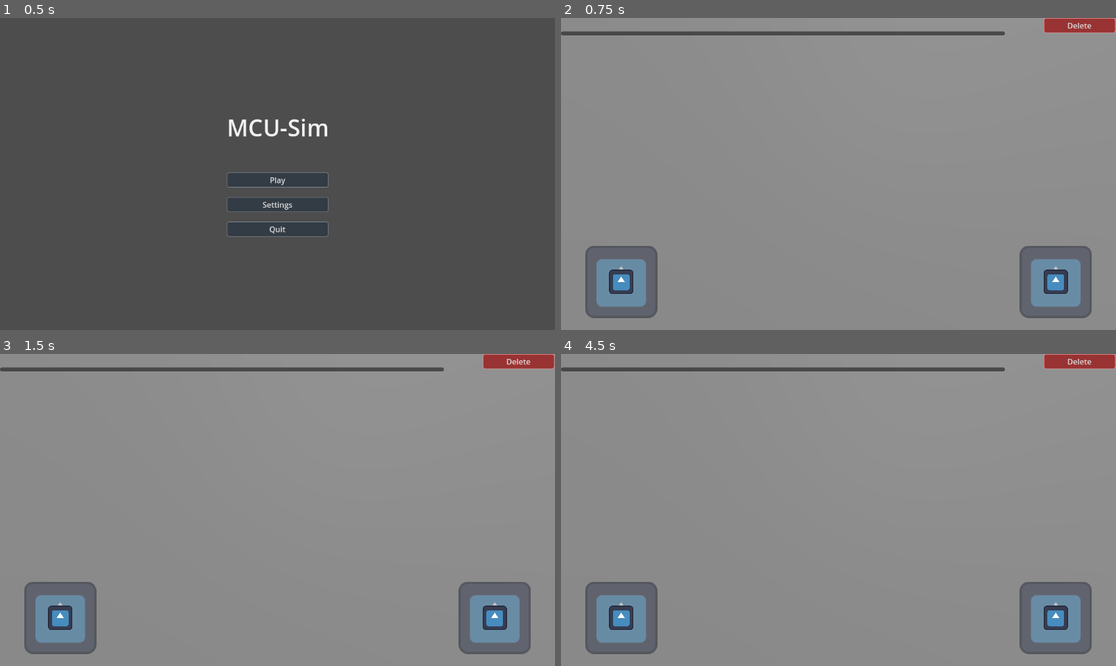
Above: before the commit, frames 1-4 (two rows, left to right).
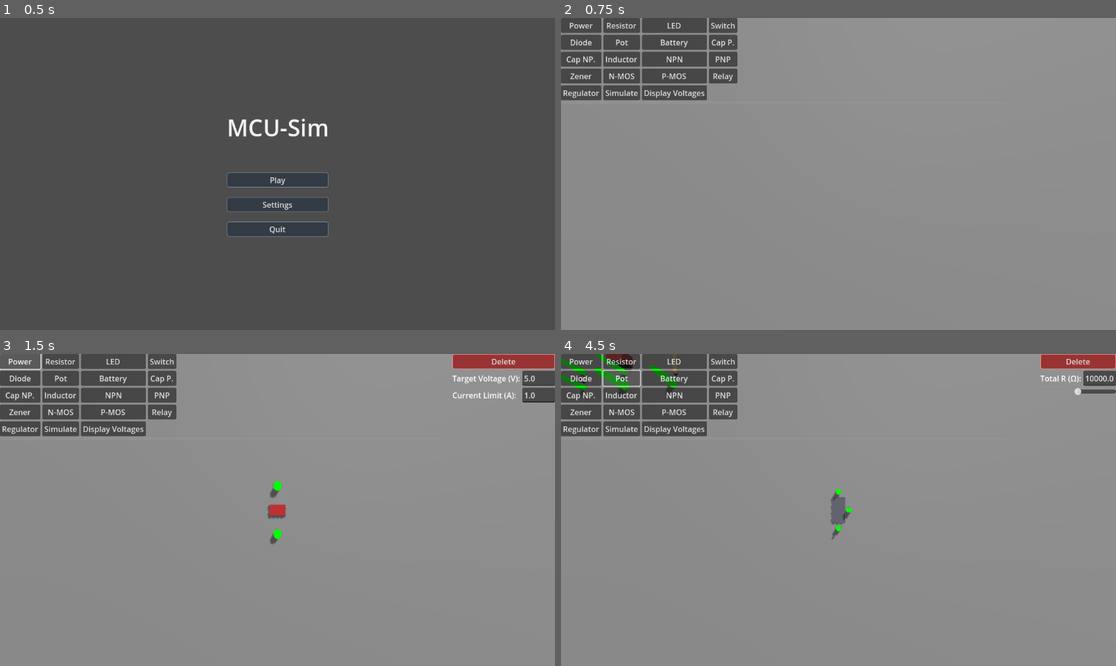
Above: after the commit, the same moments.

Repository: supastishn/mcu-sim
Game: Godot game, scene res://ui/MainMenu.tscn
The game is run twice, just before and just after one commit, with the same random seed, the same clock (stepped at 60 frames per second) and the same inputs. The engine's default icon, where the game draws it, is replaced by a stand-in: a white triangle on a blue panel in a dark square.
Inputs (mouse positions are in pixels of both pictures, inside the frame that each line leads up to):
- Up to frame 1 (0.5 s): no input
- Up to frame 2 (0.75 s): click "Play" at 0.5 s
- Up to frame 3 (1.5 s): click (22, 360) at 1.25 s, where only the run after the commit has a clickable "Power"
- Up to frame 4 (4.5 s): click (622, 360) at 2 s, where only the run after the commit has a clickable "Resistor"; click (672, 360) at 2.75 s, where only the run after the commit has a clickable "LED"; click (583, 378) at 3.5 s, where only the run after the commit has a clickable "Diode"; click (622, 378) at 4.25 s, where only the run after the commit has a clickable "Pot"

Frame 1 is identical in both runs. In frame 2, 14% of the frame differs, in the area x 0-100%, y 0-97%; in frame 3, 15%; in frame 4, 14%.
Error before the commit: Parse Error: Too many arguments for "_hide_voltage_displays()" call. Expected at most 0 but received 1. (res://CircuitEditor3D.gd:713)

Commit message:
fix: remove unused argument and correct size flag in property editor

Diff:
--- a/CircuitEditor3D.gd
+++ b/CircuitEditor3D.gd
@@ -710,7 +710,7 @@
 
 
 
-		_hide_voltage_displays(true)
+		_hide_voltage_displays()
 		pass
 
 
@@ -773,7 +773,7 @@
 	var hbox = HBoxContainer.new()
 	var label = Label.new()
 	label.text = label_text
-	label.size_flags_horizontal = SIZE_EXPAND_FILL
+	label.size_flags_horizontal = Control.SIZE_EXPAND_FILL
 	var line_edit = LineEdit.new()
 	line_edit.text = str(initial_value)
 	line_edit.text_submitted.connect(func(new_text):
